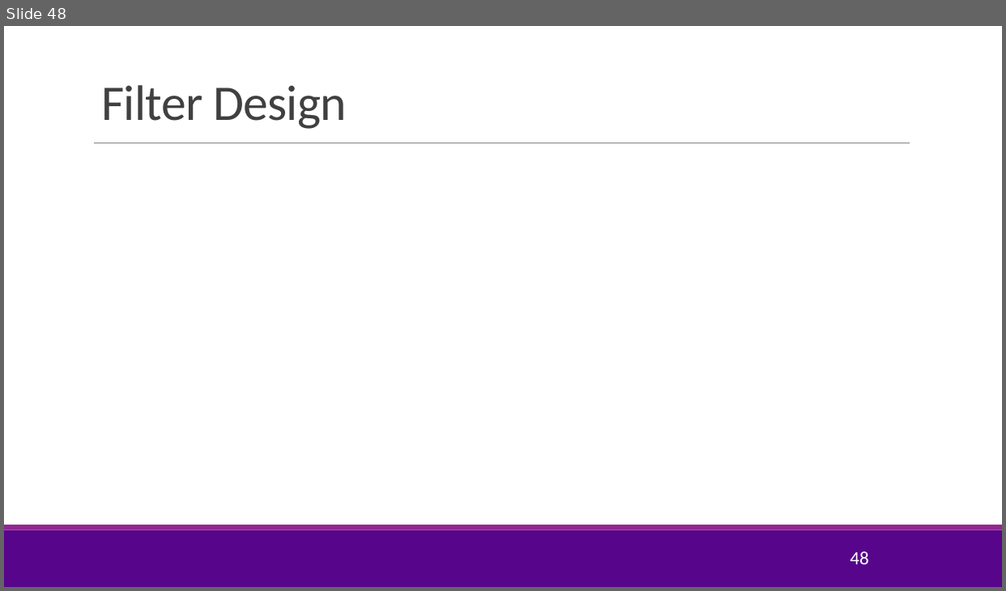
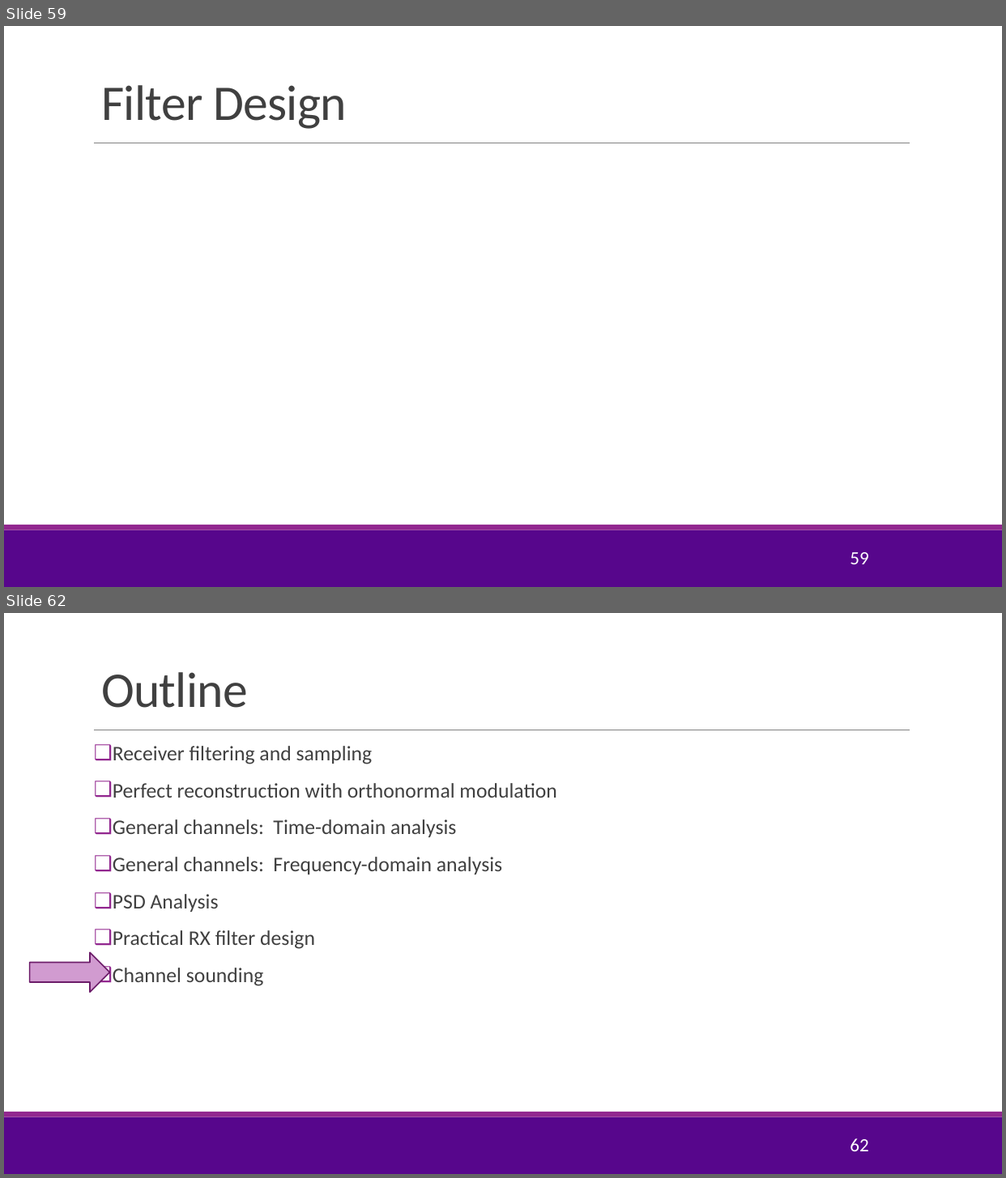
Before and after one commit to sdrangan/digitalcomm, a slide deck: Lectures/Unit03_RxFilter.pptx. Shown one above the other, each under a label of ours: slide 48 before the commit, slides 59 and 62 after it; the slides between them are not shown. The pictures are 1006x591 and 1006x1178 pixels, drawn with LibreOffice and Linux fonts; fonts in the diff are those of the drawing; grey boxes stand for pictures; background and template pictures are left out. Boxes give left, top, right and bottom in pixels: in the first picture for what was removed or moved away, otherwise in the second. Text is boxed around its words. In the diff, an @@ line names an element or a change of style, - is before the commit and + after.

Commit message:
RX filter plots.

```diff
--- a/Lectures/Unit03_RxFilter.pptx
+++ b/Lectures/Unit03_RxFilter.pptx
@@ slide 62 added at (4,613,1002,1174), background #FFFFFF; not listed: 3 template elements that a slide beside it also shows @@
@@ title added at (101,672,248,708), 48 pt, text #404040 @@
+Outline
@@ text added at (113,746,556,986), 20 pt, text #404040 @@
+❑ Receiver filtering and sampling
+❑ Perfect reconstruction with orthonormal modulation
+❑ General channels: Time-domain analysis
+❑ General channels: Frequency-domain analysis
+❑ PSD Analysis
+❑ Practical RX filter design
+❑ Channel sounding
@@ right arrow added at (29,953,109,993), fill #D19BD0, outline #6C1D6A 1.25 pt @@
@@ page number added at (850,1139,868,1152), 18 pt, text #FFFFFF @@
+62
@@ what was slide 48 is now slide 59 @@
@@ page number at (850,552,868,565): text changed @@
-48
+59
```
Also in this commit, not shown: 6 slides changed, 14 other slides added, 3 other files.
